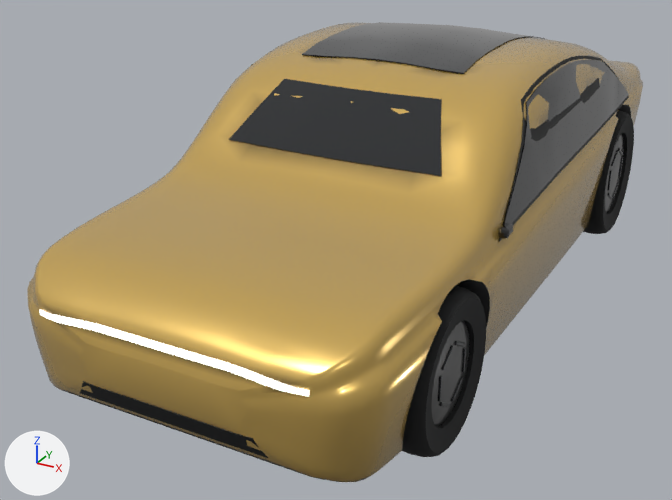
Renders of the glTF model public/forge/cab.glb from each side of a commit.
Before and after are seen from a 50 mm lens placed at (2.01, -4.52, 2.34), pointed at (-0.27, -0.37, 0.27). The lights are fixed; the arrows at lower left show +X, +Y and +Z. The older version comes first. Objects named as collision shapes, trigger or cutter boxes, shadow casters or lower levels of detail are left out. Where no turn or scale is listed for an object, it has been applied to the vertices. Vertices at exactly the same position are counted once.

Names of what the first picture shows: 'LOD0'.
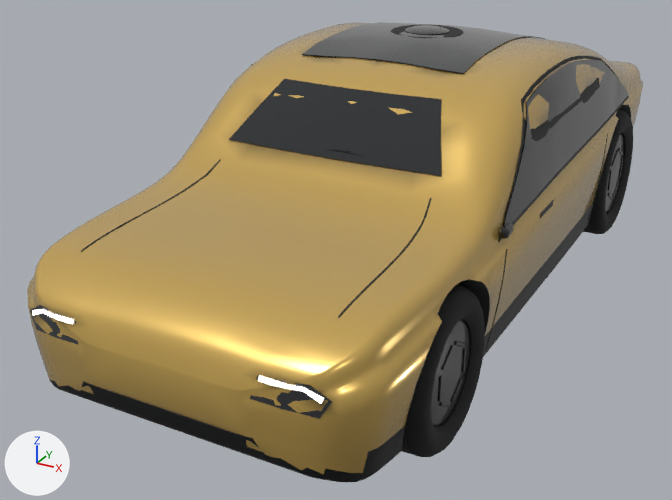
Where the newer file only moved an object's origin or applied its transform, the numbers keep the older frame.

The edits, one by one:
me_lod0_001 is used by ob_lod0; location (0.0, 0.002, 0.706).
me_lod0_001 had 6351 vertices, 12521 faces and spanned x -0.88..0.88, y -2.22..2.22, z -0.71..0.71.
me_lod0_001 now has 7502 vertices, 14750 faces and spans x -0.88..0.88, y -2.22..2.23, z -0.71..0.72.
me_lod0_001 part 1: the loose piece of 288 vertices spanning x 0.66..0.87, y -1.78..-1.07, z -0.71..0.01 is rebuilt with 480 vertices and now spans x 0.66..0.87, y -1.78..-1.07, z -0.71..0.01.
me_lod0_001 part 2: the loose piece of 288 vertices spanning x 0.65..0.88, y 0.87..1.68, z -0.71..0.1 is rebuilt with 480 vertices and now spans x 0.65..0.88, y 0.87..1.68, z -0.71..0.1.
me_lod0_001 part 3: 165 vertices moved from x -0.85..0.86, y -2.22..1.53, z -0.57..-0.04 to x -0.85..0.86, y -2.22..1.53, z -0.57..-0.05; 421 vertices removed from x -0.85..0.86, y -2.22..1.53, z -0.56..0.65; 818 vertices added at x -0.88..0.88, y -2.22..1.53, z -0.56..0.72.
me_lod0_001 part 4: 592 kept faces spanning x -0.88..0.87, y -2.21..2.22, z -0.57..0.71 get new vertex colours.
me_lod0_001 part 5: 278 faces spanning x -0.84..0.84, y -2.2..2.0, z -0.53..-0.35 switch from mat_paint to mat_trim.
Other edits to the shape of me_lod0_001 do not show in these pictures.

Changed parts and their boxes [x1, y1, x2, y2] in the pictures (672 x 500 px; the box of a moved part takes in the faces that stretch with it):
part 1 of me_lod0_001, rebuilt
    before: [402, 285, 486, 457]
    after: [402, 285, 485, 457]
part 2 of me_lod0_001, rebuilt
    before: [583, 110, 634, 234]
    after: [583, 110, 633, 234]
part 3 of me_lod0_001, moved or reshaped
    before: [39, 22, 629, 427]
    after: [30, 25, 624, 427]
part 4 of me_lod0_001, recoloured
    before: [28, 24, 633, 462]
    after: [28, 24, 618, 462]
part 5 of me_lod0_001, recoloured
    both: [50, 205, 592, 482]
